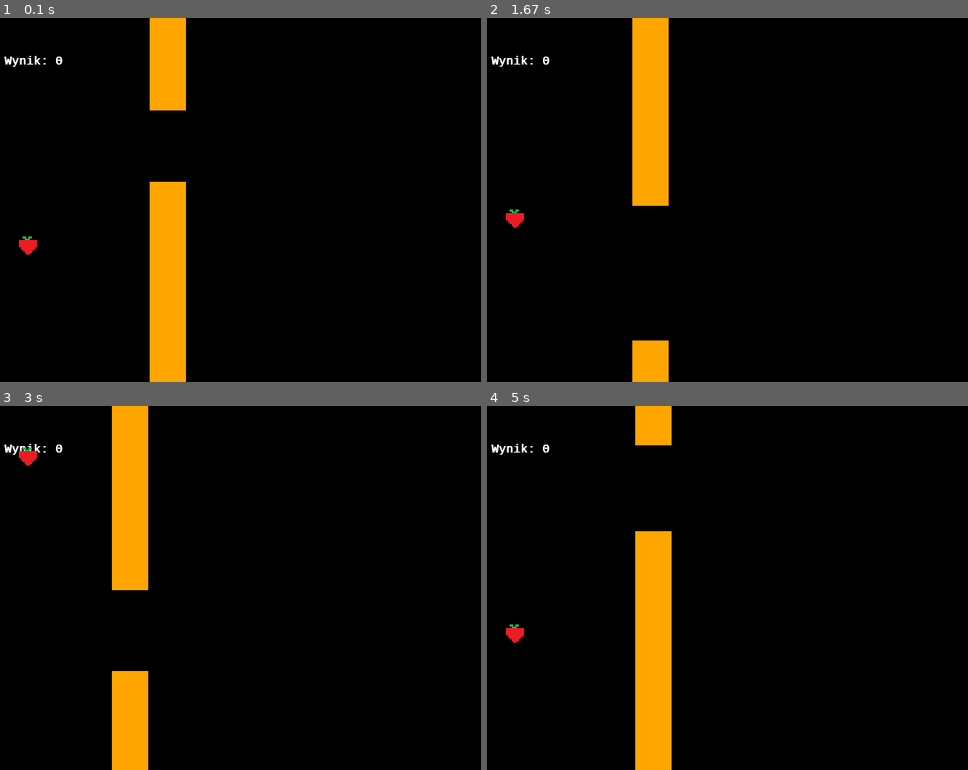
Above: before the commit, frames 1-4 (two rows, left to right).
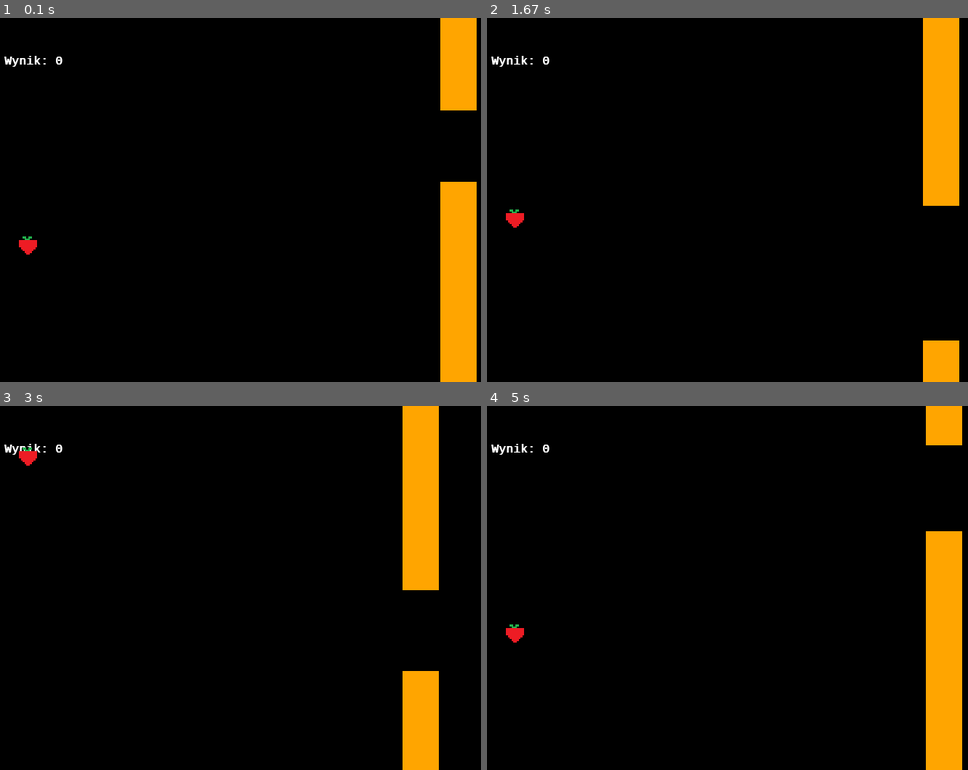
Above: after the commit, the same moments.

Repository: jedrus113/pygame
Game: pygame game, started from main.py
The game is run twice, just before and just after one commit, with the same random seed, the same clock (stepped at 60 frames per second) and the same inputs.
Inputs:
- Up to frame 1 (0.1 s): no input
- Up to frame 2 (1.67 s): tap Space at 0.33, 0.73, 1.03, 1.23, 1.57 s
- Up to frame 3 (3 s): tap Space at 1.87, 2.07, 2.37, 2.63, 2.97 s
- Up to frame 4 (5 s): tap Space at 3.27, 3.4, 3.8, 4.1, 4.47, 4.87 s

The runs differ from the first frame. In frame 1, 12% of the frame differs, in the area x 31-100%, y 0-100%; in frame 2, 9.5%; in frame 3, 12%; in frame 4, 12%.

Commit message:
pipe init need to get len to pipe

Diff:
--- a/logic/logic.py
+++ b/logic/logic.py
@@ -16,7 +16,8 @@
         # test pipes setup
         size = randint(90, 200)
         height = randint(0, config.Window.size[1] - 200)
-        self.pipe = Pipe(height, size)
+        len_to_pipe = 650
+        self.pipe = Pipe((len_to_pipe, height), size)
 
     def keyDown(self, key):
         self.keys.append(key)
--- a/logic/logic_object.py
+++ b/logic/logic_object.py
@@ -24,10 +24,10 @@
         self.shape.move(self.vector)
 
 class Pipe(Thing):
-    def __init__(self, height, size = 100):
-        self.height = height
+    def __init__(self, pos, size = 100):
+        self.height = pos[1]
         self.size = size
-        self.up = RectShape(config.Pipes.color, (250,0), (50,height))
-        self.down = RectShape(config.Pipes.color, (250,height+size), (50,config.Window.size[1]))
+        self.up = RectShape(config.Pipes.color, (pos[0],0), (50,self.height))
+        self.down = RectShape(config.Pipes.color, (pos[0],self.height+size), (50,config.Window.size[1]))
         super(Pipe, self).__init__(Shape(self.down, self.up))
         self.vector = [-config.Pipes.speed, 0]
